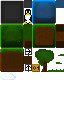
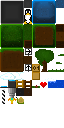
Layered file, before and after one edit (w=64, h=128). Changes by layer:
added layer "Pasted Layer" above "Background" over [24, 88, 32, 96]
painted on "Background" over [0, 27, 64, 104]
